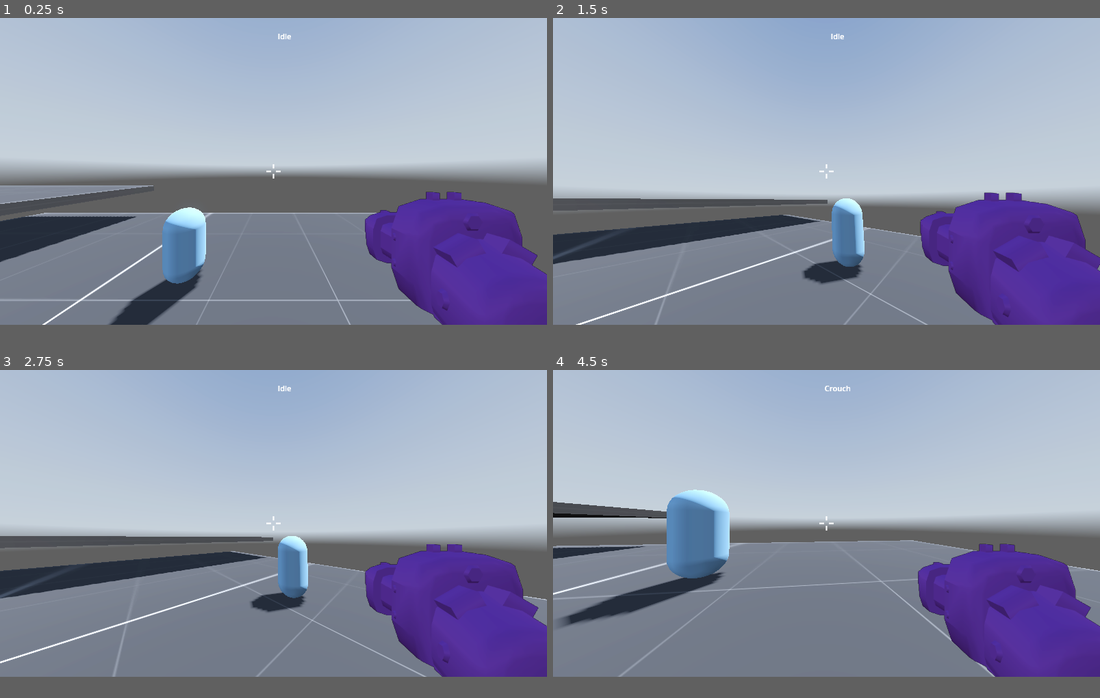
Above: before the commit, frames 1-4 (two rows, left to right).
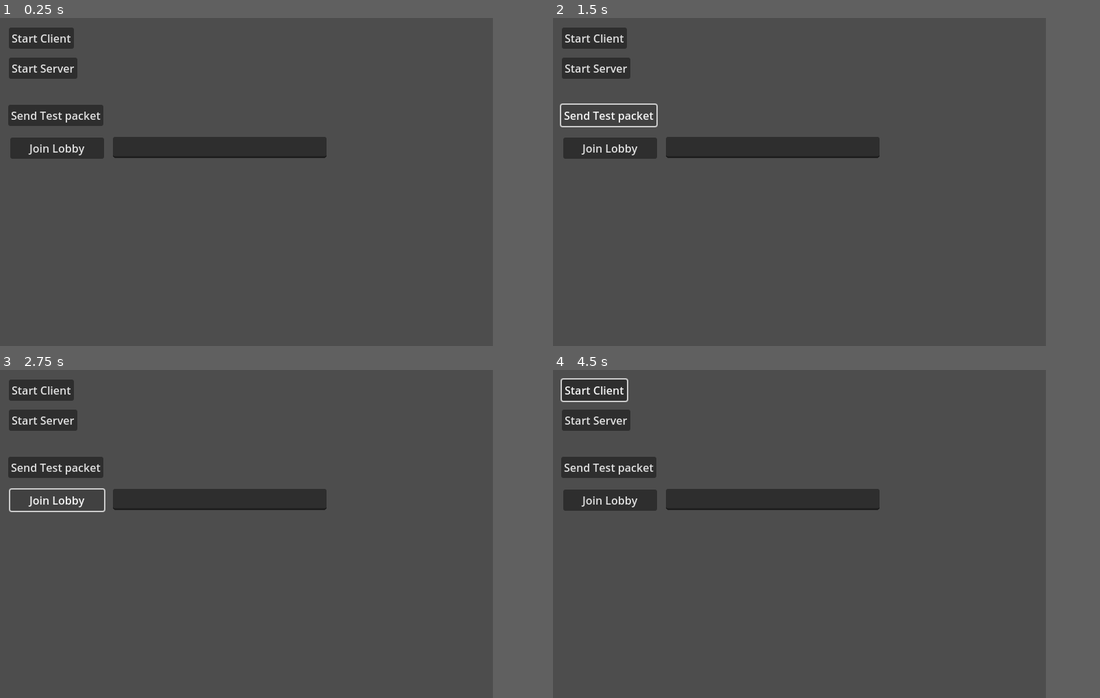
Above: after the commit, the same moments.

Repository: KD2Ex/COOP-FPS-Jokerge
Game: Godot game, scene res://game.tscn
Same seed, same stepped clock (60 frames per second), same inputs: the game is played once before the commit and once after it. A sky picture missing from this copy of the repository is replaced by a grey-blue gradient.
Inputs (mouse positions are in pixels of both pictures, inside the frame that each line leads up to):
- Up to frame 1 (0.25 s): no input
- Up to frame 2 (1.5 s): click (602, 63) at 0.5 s, where only the run after the commit has a clickable "Start Server"; click (613, 109) at 1.25 s, where only the run after the commit has a clickable "Send Test packet"
- Up to frame 3 (2.75 s): click (65, 491) at 2 s, where only the run after the commit has a clickable "Join Lobby"
- Up to frame 4 (4.5 s): click (596, 389) at 2.75 s, where only the run after the commit has a clickable "Start Client"; click (596, 389) at 3.5 s, where only the run after the commit has a clickable "Start Client"; tap Enter at 4.25 s; move the mouse to (853, 520) at 4.27 s; hold W (forward) from 4.28 s (still down); hold Ctrl (crouch) from 4.28 s (still down)
In our replay, the window is 799x449 before the commit and 720x480 after it. These sizes can differ from the game's own. Grey fills any space a smaller window leaves; there, only what the larger window draws over its background counts as a difference.

The runs differ from the first frame. In frame 1, 84% of the frame differs, in the area x 0-100%, y 0-94%; in frame 2, 88%; in frame 3, 87%; in frame 4, 89%.

Commit message:
cringe additive commit. webRTC lobby progress

Diff:
--- a/Levels/test_level.tscn
+++ b/Levels/test_level.tscn
@@ -1,7 +1,8 @@
-[gd_scene load_steps=12 format=3 uid="uid://dhi8r1hv6j52o"]
+[gd_scene load_steps=13 format=3 uid="uid://dhi8r1hv6j52o"]
 
 [ext_resource type="Texture2D" uid="uid://csvnop4qiydrp" path="res://assets/grids/Dark/texture_13.png" id="1_00vsl"]
 [ext_resource type="Texture2D" uid="uid://nj3hu3qehr5x" path="res://assets/kloofendal_48d_partly_cloudy_puresky_2k.hdr" id="1_4k50d"]
+[ext_resource type="Script" uid="uid://2tjx5l76mun7" path="res://Scripts/SceneManagement/scene_manager.gd" id="1_pvdih"]
 [ext_resource type="Texture2D" uid="uid://c3tsgpq3k48ho" path="res://assets/grids/Dark/texture_02.png" id="2_4k50d"]
 [ext_resource type="PackedScene" uid="uid://81thdff4qs8x" path="res://Player/player_character.tscn" id="4_i4ak4"]
 [ext_resource type="PackedScene" uid="uid://dv075sv7t7hfw" path="res://Entities/character.tscn" id="5_3158n"]
@@ -26,6 +27,8 @@
 albedo_texture = ExtResource("2_4k50d")
 
 [node name="TestLevel" type="Node3D"]
+script = ExtResource("1_pvdih")
+player_scene = ExtResource("4_i4ak4")
 
 [node name="WorldEnvironment" type="WorldEnvironment" parent="."]
 environment = SubResource("Environment_ub4j8")
@@ -52,19 +55,17 @@
 size = Vector3(25, 0.391, 25)
 material = SubResource("StandardMaterial3D_3158n")
 
-[node name="PlayerCharacter" parent="." instance=ExtResource("4_i4ak4")]
-transform = Transform3D(1, 0, 0, 0, 1, 0, 0, 0, 1, 0, 1.50272, 0)
-crouching_depth = 0.8
-mouse_sens = 0.1
-
-[node name="PlayerCharacter2" parent="." instance=ExtResource("4_i4ak4")]
-transform = Transform3D(1, 0, 0, 0, 1, 0, 0, 0, 1, 4.67821, 1.50272, -3.29267)
-crouching_depth = 0.8
-mouse_sens = 0.1
-
 [node name="Character" parent="." instance=ExtResource("5_3158n")]
 transform = Transform3D(1, 0, 0, 0, 1, 0, 0, 0, 1, 2.14938, 1.1, -6.82137)
 color = Color(0.447816, 0.628187, 0.811565, 1)
 
 [node name="ImpactPoint" parent="." instance=ExtResource("6_ub4j8")]
 transform = Transform3D(1, 0, 0, 0, 1, 0, 0, 0, 1, 1.88769, 0.270582, -0.616018)
+
+[node name="SpawnPoints" type="Node3D" parent="." groups=["SpawnPoints"]]
+
+[node name="Node3D" type="Node3D" parent="SpawnPoints"]
+transform = Transform3D(1, 0, 0, 0, 1, 0, 0, 0, 1, 4.68418, 0, 6.28228)
+
+[node name="Node3D2" type="Node3D" parent="SpawnPoints"]
+transform = Transform3D(1, 0, 0, 0, 1, 0, 0, 0, 1, 4.68418, 0, -6.35711)
--- a/Player/player_character.gd
+++ b/Player/player_character.gd
@@ -1,5 +1,7 @@
 extends CharacterBody3D
 class_name Player
+
+signal spawned
 
 @export var crouching_depth = .5
 @export_subgroup("Movement")
@@ -23,6 +25,9 @@
 @onready var hand_container: Node3D = $Head/Camera/SubViewportContainer/SubViewport/Camera/HandContainer
 @onready var ranged_weapon_controller: RangedWeaponController = $RangedWeaponController
 @onready var mesh: MeshInstance3D = $MeshInstance3D
+@onready var health: HealthComponent = $HealthComponent
+
+@onready var multiplayer_synchronizer: MultiplayerSynchronizer = $MultiplayerSynchronizer
 
 @onready var half_w_speed = walking_speed / 2
 
@@ -48,23 +53,49 @@
 
 var mouse_captured = true
 
+var m_id: int
+
+var current_color: Color:
+	set(color):
+		current_color = color
+		mesh.get_active_material(0).albedo_color = color
+
 func _ready():
-	var id = multiplayer.get_unique_id()
+
+
+	multiplayer_synchronizer.set_multiplayer_authority(str(name).to_int())
+	m_id = multiplayer.get_unique_id()
+	camera.current = false
+
+	var weapon_model = hand_container.get_child(0)
+	current_color = GameManager.players[m_id].color
+	print(GameManager.players[m_id].color)
+	weapon_model.set_color_recursive(current_color)
+
+	if multiplayer_synchronizer.get_multiplayer_authority() != m_id: return
+
+	camera.current = true
+	print(name + " ready")
+
 	Input.mouse_mode = Input.MOUSE_MODE_CAPTURED
+
 	head_og = head.position.y
 	target_head_pos = head_og - crouching_depth
 
-	var weapon_model = hand_container.get_child(0)
-	var color = GameManager.players[id].color
-	weapon_model.set_color_recursive(color)
-	mesh.get_active_material(0).albedo_color = color
-
+	#mesh.get_active_material(0).albedo_color = color
+
+
+
+	#set_color.rpc()#_id(MultiplayerPeer.TARGET_PEER_SERVER)
+	spawned.emit()
 
 func _process(delta: float):
+	if multiplayer_synchronizer.get_multiplayer_authority() != m_id: return
 	label.text = state_machine.current_state.name
 
 func _physics_process(delta: float) -> void:
 
+	if multiplayer_synchronizer.get_multiplayer_authority() != m_id: return
 	action_shoot()
 
 	sprint_input = Input.is_action_pressed("sprint")
@@ -116,7 +147,16 @@
 
 		head_rotation_target = head.rotation_degrees
 
+@rpc("call_local")
+func set_color():
+	current_color = GameManager.players[m_id].color
+
+	print(m_id, current_color)
+	var weapon_model = hand_container.get_child(0)
+	weapon_model.set_color_recursive(current_color)
+
 func toggle_mouse_mode():
+	if multiplayer_synchronizer.get_multiplayer_authority() != m_id: return
 	if mouse_captured:
 		Input.mouse_mode = Input.MOUSE_MODE_VISIBLE
 	else:
@@ -124,15 +164,19 @@
 	mouse_captured = !mouse_captured
 
 func get_movement_input():
+	if multiplayer_synchronizer.get_multiplayer_authority() != m_id: return
+
 	movement_input = Input.get_vector("left", "right", "forward", "backward")
 	return movement_input
 
 func update_movement_direction(delta: float, lerp_speed: float):
+	if multiplayer_synchronizer.get_multiplayer_authority() != m_id: return
 	var input_v3 = Vector3(movement_input.x, 0.0, movement_input.y).normalized()
 	var target_direction = (transform.basis * input_v3)
 	movement_direction = lerp(movement_direction, target_direction, lerp_speed * delta);
 
 func apply_velocity():
+	if multiplayer_synchronizer.get_multiplayer_authority() != m_id: return
 	if movement_direction:
 		velocity.x = movement_direction.x * current_speed
 		velocity.z = movement_direction.z * current_speed
@@ -141,20 +185,24 @@
 		velocity.z = move_toward(velocity.z, 0.0, current_speed / 2)
 
 func apply_gravity(delta: float):
+	if multiplayer_synchronizer.get_multiplayer_authority() != m_id: return
 	if not is_on_floor():
 		velocity.y -= gravity * delta
 		return true
 	return false
 
 func set_current_move_speed(speed: float):
+	if multiplayer_synchronizer.get_multiplayer_authority() != m_id: return
 	current_speed = speed
 
 func crouch(delta: float):
+	if multiplayer_synchronizer.get_multiplayer_authority() != m_id: return
 	head.position.y = lerp(head.position.y, target_head_pos, delta * 10)
 	crouching_collider.disabled = false
 	standing_collider.disabled = true
 
 func stand(delta: float):
+	if multiplayer_synchronizer.get_multiplayer_authority() != m_id: return
 	crouching_collider.disabled = true
 	standing_collider.disabled = false
 	head.position.y = lerp(head.position.y, head_og, delta * 10)
@@ -163,6 +211,7 @@
 	return abs(head.position.y - head_og) < 0.01
 
 func jump():
+	if multiplayer_synchronizer.get_multiplayer_authority() != m_id: return
 	velocity.y = jump_force
 
 func action_shoot():
@@ -186,4 +235,10 @@
 	shooting_aimpunch_tween.tween
 
 func take_damage(msg: DamageMessage):
-	pass
+	health.update_value(-msg.damage)
+	if health.value <= 0:
+
+		queue_free()
+
+func get_authoriy():
+	return multiplayer_synchronizer.get_multiplayer_authority() == m_id
--- a/Player/player_character.tscn
+++ b/Player/player_character.tscn
@@ -13,6 +13,7 @@
 [ext_resource type="Texture2D" uid="uid://bjbif4ech23ry" path="res://assets/textures/Crosshair3D_2.png" id="10_3yrp4"]
 [ext_resource type="PackedScene" uid="uid://j42kx7ta552u" path="res://Weapons/Ranged/ranged_weapon_controller.tscn" id="10_5j3b7"]
 [ext_resource type="Resource" uid="uid://dl1w6ivku02uo" path="res://Weapons/Ranged/test_weapon.tres" id="11_gqsy7"]
+[ext_resource type="PackedScene" uid="uid://cgtedx1j0hp1k" path="res://Components/Health/health_component.tscn" id="14_g61ia"]
 
 [sub_resource type="CapsuleShape3D" id="CapsuleShape3D_rc37i"]
 
@@ -20,9 +21,22 @@
 height = 1.2
 
 [sub_resource type="StandardMaterial3D" id="StandardMaterial3D_g1ssd"]
+resource_local_to_scene = true
 
 [sub_resource type="CapsuleMesh" id="CapsuleMesh_nnnpx"]
+resource_local_to_scene = true
 material = SubResource("StandardMaterial3D_g1ssd")
+
+[sub_resource type="SceneReplicationConfig" id="SceneReplicationConfig_g61ia"]
+properties/0/path = NodePath(".:position")
+properties/0/spawn = true
+properties/0/replication_mode = 1
+properties/1/path = NodePath("Head/Camera:position")
+properties/1/spawn = true
+properties/1/replication_mode = 1
+properties/2/path = NodePath(".:current_color")
+properties/2/spawn = true
+properties/2/replication_mode = 1
 
 [node name="PlayerCharacter" type="CharacterBody3D"]
 collision_mask = 7
@@ -58,7 +72,7 @@
 transparent_bg = true
 handle_input_locally = false
 msaa_3d = 1
-size = Vector2i(1152, 648)
+size = Vector2i(720, 480)
 render_target_update_mode = 4
 
 [node name="Camera" type="Camera3D" parent="Head/Camera/SubViewportContainer/SubViewport"]
@@ -143,3 +157,10 @@
 [node name="RangedWeaponController" parent="." node_paths=PackedStringArray("raycast") instance=ExtResource("10_5j3b7")]
 raycast = NodePath("../Head/Camera/ShootRayCast")
 weapon = ExtResource("11_gqsy7")
+
+[node name="HealthComponent" parent="." instance=ExtResource("14_g61ia")]
+
+[node name="MultiplayerSynchronizer" type="MultiplayerSynchronizer" parent="."]
+replication_config = SubResource("SceneReplicationConfig_g61ia")
+
+[connection signal="spawned" from="." to="StateMachine" method="_on_player_character_spawned"]
--- a/Scripts/FSM/Base/state_machine.gd
+++ b/Scripts/FSM/Base/state_machine.gd
@@ -4,6 +4,7 @@
 @export var is_disabled: bool = false
 
 var current_state: State
+var player: Player
 
 # Called when the node enters the scene tree for the first time.
 func _ready() -> void:
@@ -11,20 +12,31 @@
 	current_state.enter()
 
 	for state: State in get_children():
-		print(state.name + " connect")
 		state.change.connect(change_state)
 
+	set_process(false)
+	set_physics_process(false)
+
+
+func _on_player_character_spawned() -> void:
+	player = get_parent()
+	set_process(true)
+	set_physics_process(true)
+
 func _process(delta: float) -> void:
+	if !player && !player.get_authoriy(): return
 	if is_disabled:
 		return
 	current_state.update(delta)
 
 func _physics_process(delta: float) -> void:
+	if !player && !player.get_authoriy(): return
 	if is_disabled:
 		return
 	current_state.physics_update(delta)
 
 func change_state(to: String):
+	if !player.get_authoriy(): return
 	if is_disabled:
 		return
 	current_state.exit()
--- a/Scripts/MultiplayerManger/multiplayer_manager.gd
+++ b/Scripts/MultiplayerManger/multiplayer_manager.gd
@@ -39,7 +39,6 @@
 
 	multiplayer.set_multiplayer_peer(peer)
 	print("waiting for players")
-	send_player_information("hostname", multiplayer.get_unique_id())
 
 func join_host():
 	peer = ENetMultiplayerPeer.new()
--- /dev/null
+++ b/Scripts/Net/NetUtils/net_utils.gd
@@ -0,0 +1,13 @@
+class_name NetUtils
+
+enum Message {
+	id,
+	join,
+	userConnected,
+	userDisconnected,
+	lobby,
+	candidate,
+	offer,
+	answer,
+	chekcIn
+}
--- /dev/null
+++ b/Scripts/Net/client.gd
@@ -0,0 +1,26 @@
+extends Node
+class_name ClientRTC
+
+var peer = WebSocketMultiplayerPeer.new()
+var id = 0
+
+func _ready():
+	NetUtils.Message.lobby
+
+func _process(delta: float) -> void:
+	peer.poll()
+	if peer.get_available_packet_count() > 0:
+		var packet = peer.get_packet()
+		if packet != null:
+			var data_string = packet
+			#var data = JSON.parse_string(data_string)
+			var data = bytes_to_var_with_objects(packet)
+			print("Got at client: %s" % data)
+			if data.message == NetUtils.Message.id:
+				data.id = int(data.id)
+				id = int(data.id)
+				print("Id is: " + str(id))
+
+func connect_to_server(ip):
+	peer.create_client("ws://127.0.0.1:8915")
+	print("Started Client")
--- /dev/null
+++ b/Scripts/Net/client.tscn
@@ -0,0 +1,6 @@
+[gd_scene load_steps=2 format=3 uid="uid://dh2bd3gayagtc"]
+
+[ext_resource type="Script" uid="uid://bjno2deaf80vs" path="res://Scripts/Net/client.gd" id="1_o3vgl"]
+
+[node name="Client" type="Node"]
+script = ExtResource("1_o3vgl")
--- /dev/null
+++ b/Scripts/Net/lobby.gd
@@ -0,0 +1,16 @@
+extends RefCounted
+class_name Lobby
+
+var host_id: int
+var players: Dictionary = {}
+
+func _init(id: int) -> void:
+	host_id = id
+
+func add_player(id: int, name: String):
+	players[id] = {
+		"name": name,
+		"id": id,
+		"index": players.size() + 1
+	}
+	return players[id]
--- /dev/null
+++ b/Scripts/Net/server.gd
@@ -0,0 +1,71 @@
+extends Node
+class_name ServerRTC
+
+var peer = WebSocketMultiplayerPeer.new()
+var port = 8915
+var users = {}
+var lobbies = {}
+
+var characters = "0123456789"
+
+func _ready():
+	peer.connect("peer_connected", peer_connected)
+	peer.connect("peer_disconnected", peer_disconnected)
+
+func _process(delta: float) -> void:
+	peer.poll()
+	if peer.get_available_packet_count() > 0:
+		var packet = peer.get_packet()
+		if packet != null:
+			var data_string = packet.get_string_from_utf8()
+			var data = JSON.parse_string(data_string)
+			print(data)
+
+			if data.message == NetUtils.Message.lobby:
+				data.id = int(data.id)
+				join_lobby(data)
+
+func peer_connected(id):
+	print("Peer Connected: " + str(id))
+	var int_id = int(id)
+	users[int_id] = {
+		"id": int_id,
+		"message": NetUtils.Message.id
+	}
+	send_to_player(id, users[int_id])
+	#peer.get_peer(int_id).put_packet(JSON.stringify(users[int_id]).to_utf8_buffer())
+
+func peer_disconnected(id):
+	pass
+
+func join_lobby(user):
+	if user.lobbyId == "":
+		user.lobbyId = genetrate_random_string()
+		lobbies[user.lobbyId] = Lobby.new(user.id)
+
+	var player = lobbies[user.lobbyId].add_player(user.id, user.name)
+
+	var data = {
+		"message": NetUtils.Message.userConnected,
+		"id": user.id,
+		"host": lobbies[user.lobbyId].host_id,
+		"player": lobbies[user.lobbyId].players[user.id]
+	}
+
+	send_to_player(user.id, data)
+
+
+func send_to_player(userId, data):
+	#peer.get_peer(userId).put_packet(JSON.stringify(data).to_utf8_buffer())
+	peer.get_peer(userId).put_packet(var_to_bytes_with_objects(data))
+
+func genetrate_random_string():
+	var result = ""
+	for i in range(16):
+		var random_index = randi() % characters.length()
+		result += characters[random_index]
+	return result
+
+func start_server():
+	peer.create_server(port)
+	print("Started Server")
--- /dev/null
+++ b/Scripts/Net/server.tscn
@@ -0,0 +1,6 @@
+[gd_scene load_steps=2 format=3 uid="uid://dsqnuyyhatmmr"]
+
+[ext_resource type="Script" uid="uid://nntoj1s67ypm" path="res://Scripts/Net/server.gd" id="1_j0x0u"]
+
+[node name="Server" type="Node"]
+script = ExtResource("1_j0x0u")
--- /dev/null
+++ b/Scripts/SceneManagement/scene_manager.gd
@@ -0,0 +1,18 @@
+extends Node3D
+
+@export var player_scene: PackedScene
+
+func _ready():
+
+	var index = 0
+	for i in GameManager.players:
+		var inst = player_scene.instantiate()
+		inst.name = str(GameManager.players[i].id)
+		add_child(inst)
+
+		var points = get_tree().get_nodes_in_group("SpawnPoints")
+		var node = points[0].get_children()[index]
+		var pos = node.global_position
+		inst.global_position = pos
+
+		index += 1
--- a/UI/lobby_ui.gd
+++ b/UI/lobby_ui.gd
@@ -7,6 +7,8 @@
 
 func _on_host_pressed() -> void:
 	manager.start_host()
+	manager.send_player_information("hostname", multiplayer.get_unique_id())
+
 
 func _on_join_pressed() -> void:
 	manager.join_host()
--- /dev/null
+++ b/UI/web_rtc_lobby_ui.gd
@@ -0,0 +1,35 @@
+extends Control
+
+@onready var client: ClientRTC = $Client
+@onready var server: ServerRTC = $Server
+
+@onready var lobby_id: LineEdit = $LobbyId
+
+
+func _on_start_client_pressed() -> void:
+	client.connect_to_server("")
+
+func _on_start_server_pressed() -> void:
+	server.start_server()
+
+func _on_test_pressed() -> void:
+	var message = {
+		"message": NetUtils.Message.join,
+		"data": "test"
+	}
+
+	var messageBytes = JSON.stringify(message).to_utf8_buffer()
+
+	client.peer.put_packet(messageBytes)
+	pass # Replace with function body.
+
+
+func _on_join_lobby_pressed() -> void:
+	var msg = {
+		"id": client.id,
+		"message": NetUtils.Message.lobby,
+		"name": "",
+		"lobbyId": lobby_id.text
+	}
+	client.peer.put_packet(JSON.stringify(msg).to_utf8_buffer())
+	pass # Replace with function body.
--- /dev/null
+++ b/UI/web_rtc_lobby_ui.tscn
@@ -0,0 +1,63 @@
+[gd_scene load_steps=4 format=3 uid="uid://cgbuxsyd0fixn"]
+
+[ext_resource type="Script" uid="uid://0qwniiobycd0" path="res://UI/web_rtc_lobby_ui.gd" id="1_exfrl"]
+[ext_resource type="PackedScene" uid="uid://dh2bd3gayagtc" path="res://Scripts/Net/client.tscn" id="1_li0q8"]
+[ext_resource type="PackedScene" uid="uid://dsqnuyyhatmmr" path="res://Scripts/Net/server.tscn" id="2_g5mg5"]
+
+[node name="WebRTCLobbyUI" type="Control"]
+layout_mode = 3
+anchors_preset = 15
+anchor_right = 1.0
+anchor_bottom = 1.0
+grow_horizontal = 2
+grow_vertical = 2
+script = ExtResource("1_exfrl")
+
+[node name="Client" parent="." instance=ExtResource("1_li0q8")]
+
+[node name="Server" parent="." instance=ExtResource("2_g5mg5")]
+
+[node name="Start Client" type="Button" parent="."]
+layout_mode = 0
+offset_left = 13.0
+offset_top = 14.0
+offset_right = 87.0
+offset_bottom = 32.0
+text = "Start Client
+"
+
+[node name="Start Server" type="Button" parent="."]
+layout_mode = 0
+offset_left = 13.0
+offset_top = 58.0
+offset_right = 113.0
+offset_bottom = 89.0
+text = "Start Server"
+
+[node name="Test" type="Button" parent="."]
+layout_mode = 0
+offset_left = 12.0
+offset_top = 127.0
+offset_right = 151.0
+offset_bottom = 158.0
+text = "Send Test packet"
+
+[node name="Join Lobby" type="Button" parent="."]
+layout_mode = 0
+offset_left = 15.0
+offset_top = 175.0
+offset_right = 152.0
+offset_bottom = 205.0
+text = "Join Lobby"
+
+[node name="LobbyId" type="LineEdit" parent="."]
+layout_mode = 0
+offset_left = 165.0
+offset_top = 174.0
+offset_right = 477.0
+offset_bottom = 205.0
+
+[connection signal="pressed" from="Start Client" to="." method="_on_start_client_pressed"]
+[connection signal="pressed" from="Start Server" to="." method="_on_start_server_pressed"]
+[connection signal="pressed" from="Test" to="." method="_on_test_pressed"]
+[connection signal="pressed" from="Join Lobby" to="." method="_on_join_lobby_pressed"]
--- a/Weapons/Ranged/test_weapon.tres
+++ b/Weapons/Ranged/test_weapon.tres
@@ -8,7 +8,7 @@
 rotation = Vector3(0, 0, 0)
 muzzle_position = Vector3(0, 0, 0)
 cooldown = 0.1
-damage = 25.0
+damage = 25
 max_distance = 20.0
 spread = 0.0
 shots_count = 1
--- a/game.tscn
+++ b/game.tscn
@@ -1,17 +1,19 @@
-[gd_scene load_steps=5 format=3 uid="uid://d3ft4igk0x1or"]
+[gd_scene load_steps=6 format=3 uid="uid://d3ft4igk0x1or"]
 
 [ext_resource type="PackedScene" uid="uid://u3cq4rmx1cct" path="res://Scripts/MultiplayerManger/multiplayer_manager.tscn" id="1_e2o6t"]
 [ext_resource type="Script" uid="uid://bwymqx3vsw3eh" path="res://game.gd" id="1_fc0e3"]
 [ext_resource type="PackedScene" uid="uid://bl4ylcst48qvq" path="res://UI/lobby_ui.tscn" id="2_feb5d"]
 [ext_resource type="PackedScene" uid="uid://dhi8r1hv6j52o" path="res://Levels/test_level.tscn" id="3_feb5d"]
+[ext_resource type="PackedScene" uid="uid://cgbuxsyd0fixn" path="res://UI/web_rtc_lobby_ui.tscn" id="5_7jktm"]
 
 [node name="Game" type="Node3D"]
 script = ExtResource("1_fc0e3")
 start_level = ExtResource("3_feb5d")
-inst_start_level = true
 
 [node name="MultiplayerManager" parent="." instance=ExtResource("1_e2o6t")]
 
 [node name="LobbyUI" parent="." node_paths=PackedStringArray("manager") instance=ExtResource("2_feb5d")]
 visible = false
 manager = NodePath("../MultiplayerManager")
+
+[node name="WebRTCLobbyUI" parent="." instance=ExtResource("5_7jktm")]
--- a/project.godot
+++ b/project.godot
@@ -18,6 +18,11 @@
 [autoload]
 
 GameManager="*res://Scripts/Autoload/GameManager/game_manager.gd"
+
+[display]
+
+window/size/viewport_width=720
+window/size/viewport_height=480
 
 [editor_plugins]
 
Not shown: 1 places in Player/player_character.tscn that only renumber resources
Not shown, added: Scripts/Net/NetUtils/net_utils.gd.uid
Not shown, added: Scripts/Net/client.gd.uid
Not shown, added: Scripts/Net/lobby.gd.uid
Not shown, added: Scripts/Net/server.gd.uid
Not shown, added: Scripts/SceneManagement/scene_manager.gd.uid
Not shown, added: UI/web_rtc_lobby_ui.gd.uid
Not shown, added: webrtc/webrtc.gdextension.uid
Not shown, added: webrtc/LICENSE.libdatachannel
Not shown, added: webrtc/LICENSE.libjuice
Not shown, added: webrtc/LICENSE.libsrtp
Not shown, added: webrtc/LICENSE.mbedtls
(and 26 more such lines)
